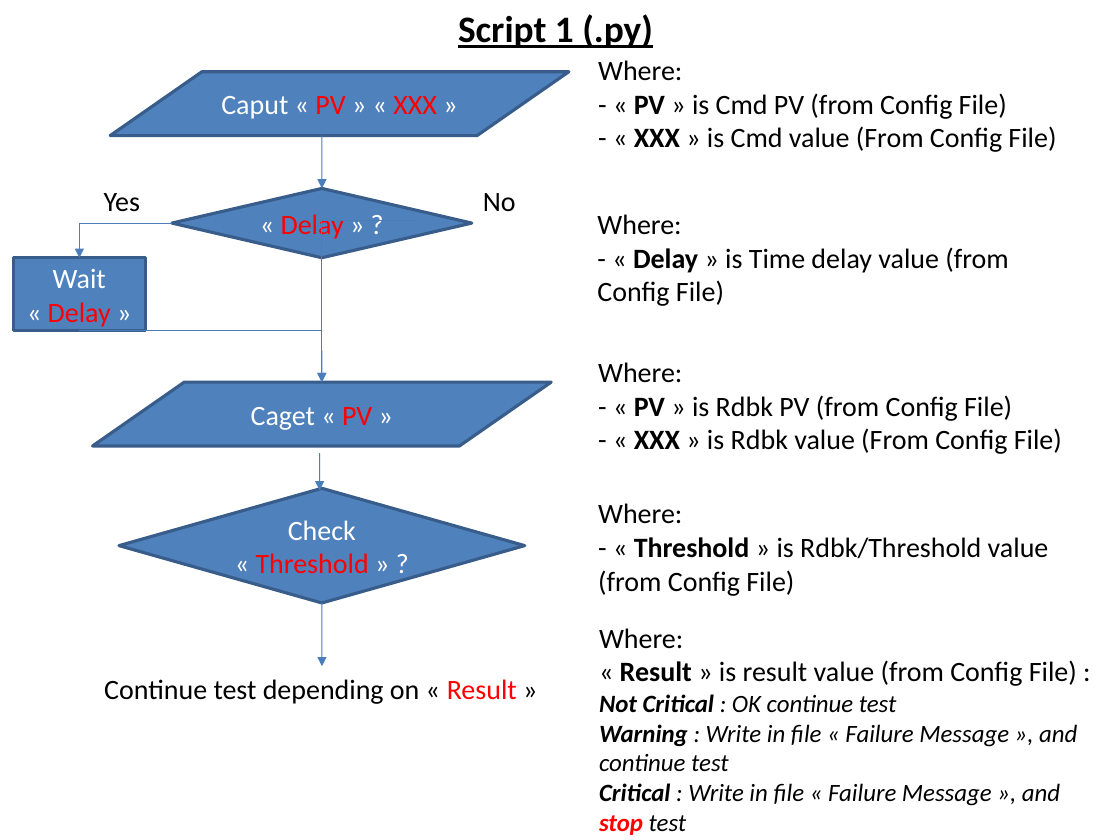
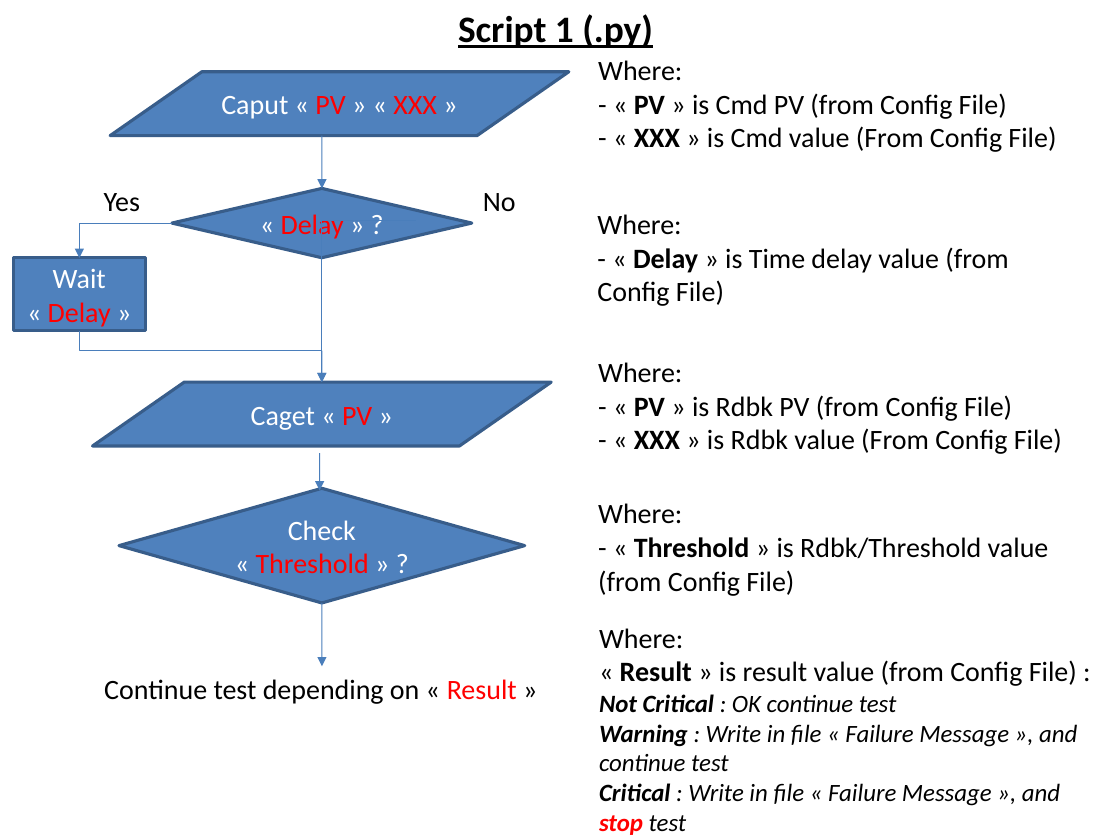
Before and after one commit to Jack-at-LNL/funtests, a slide deck: slide 2 of Schematic-arch.odp. Drawn at 1120x840 pixels with LibreOffice and Linux fonts; fonts in the diff are those of the drawing. Boxes give left, top, right and bottom in pixels: in the first picture for what was removed or moved away, otherwise in the second. Text is boxed around its words. In the diff, an @@ line names an element or a change of style, - is before the commit and + after.

```diff
--- a/Schematic-arch.odp
+++ b/Schematic-arch.odp
@@ elbow line moved from (80, 330) - (321, 351) to (321, 351) - (80, 330) @@
```
Also in this commit, not shown: 1 other slide changed.
